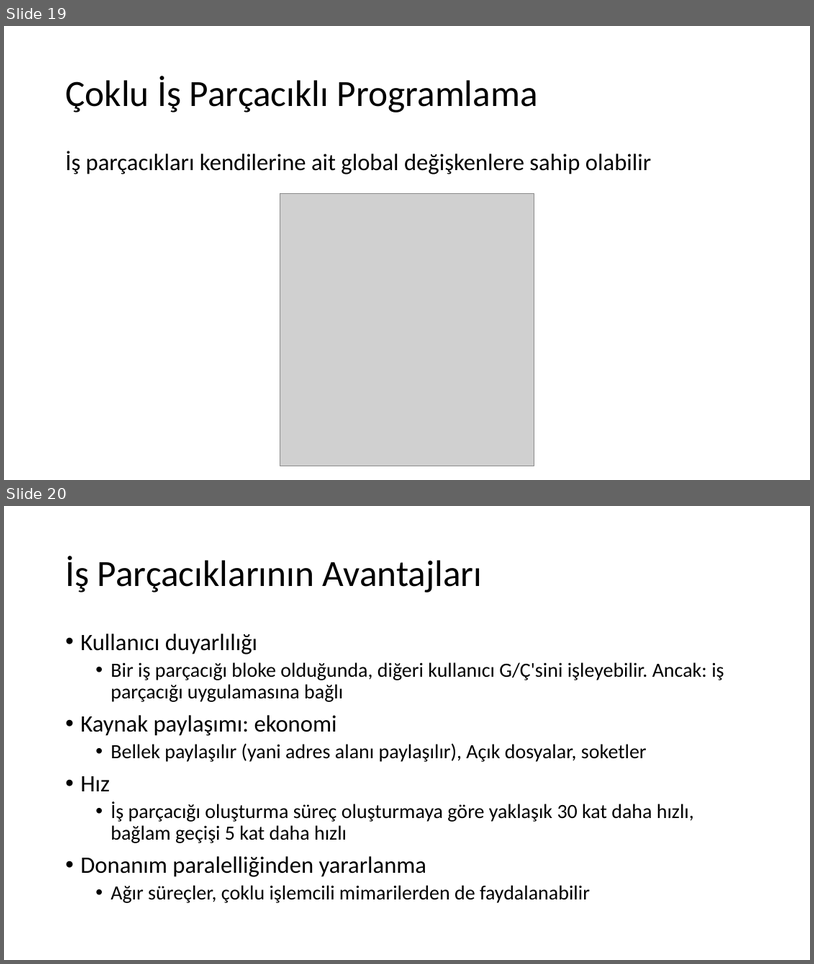
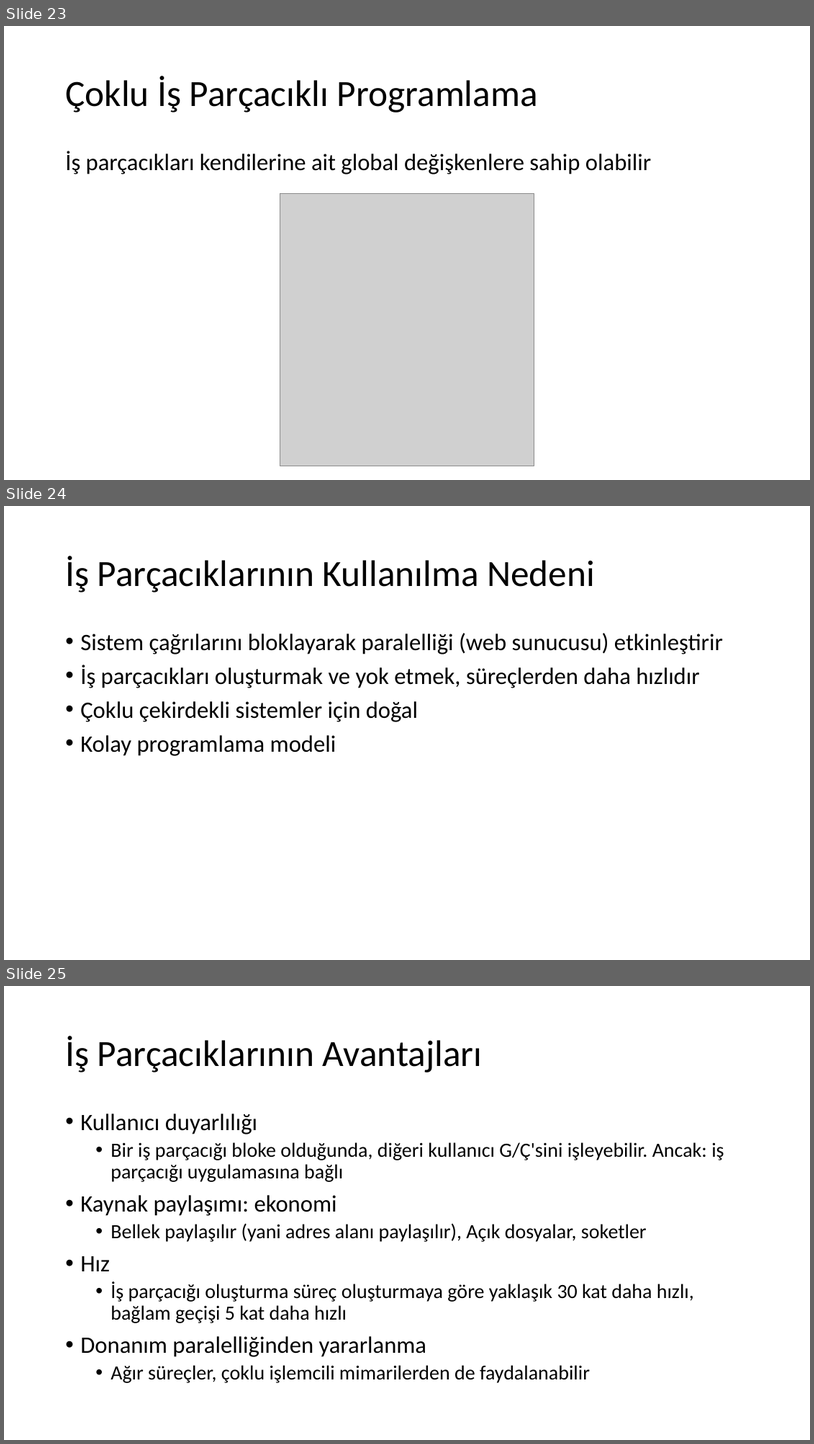
Before and after one commit to sercankulcu/sercankulcu.github.io, a slide deck: assets/teaching/os/2_Bolum_2_Surecler.pptx. Shown one above the other, each under a label of ours: slides 19 and 20 before the commit, slides 23, 24 and 25 after it. The pictures are 814x964 and 814x1444 pixels, drawn with LibreOffice and Linux fonts; fonts in the diff are those of the drawing; grey boxes stand for pictures. Boxes give left, top, right and bottom in pixels: in the first picture for what was removed or moved away, otherwise in the second. Text is boxed around its words. In the diff, an @@ line names an element or a change of style, - is before the commit and + after.

```diff
--- a/assets/teaching/os/2_Bolum_2_Surecler.pptx
+++ b/assets/teaching/os/2_Bolum_2_Surecler.pptx
@@ slide 24 added at [4,506,810,960], background #FFFFFF @@
@@ title added at [65,556,595,592], 44 pt, text #000000 @@
+İş Parçacıklarının Kullanılma Nedeni
@@ text added at [80,633,723,756], 28 pt, text #000000 @@
+• Sistem çağrılarını bloklayarak paralelliği (web sunucusu) etkinleştirir
+• İş parçacıkları oluşturmak ve yok etmek, süreçlerden daha hızlıdır
+• Çoklu çekirdekli sistemler için doğal
+• Kolay programlama modeli
@@ what was slide 19 is now slide 23 @@
@@ what was slide 20 is now slide 25 @@
```
Also in this commit, not shown: 1 slide changed, 59 other slides added, 1 slide removed, 2 other files.
